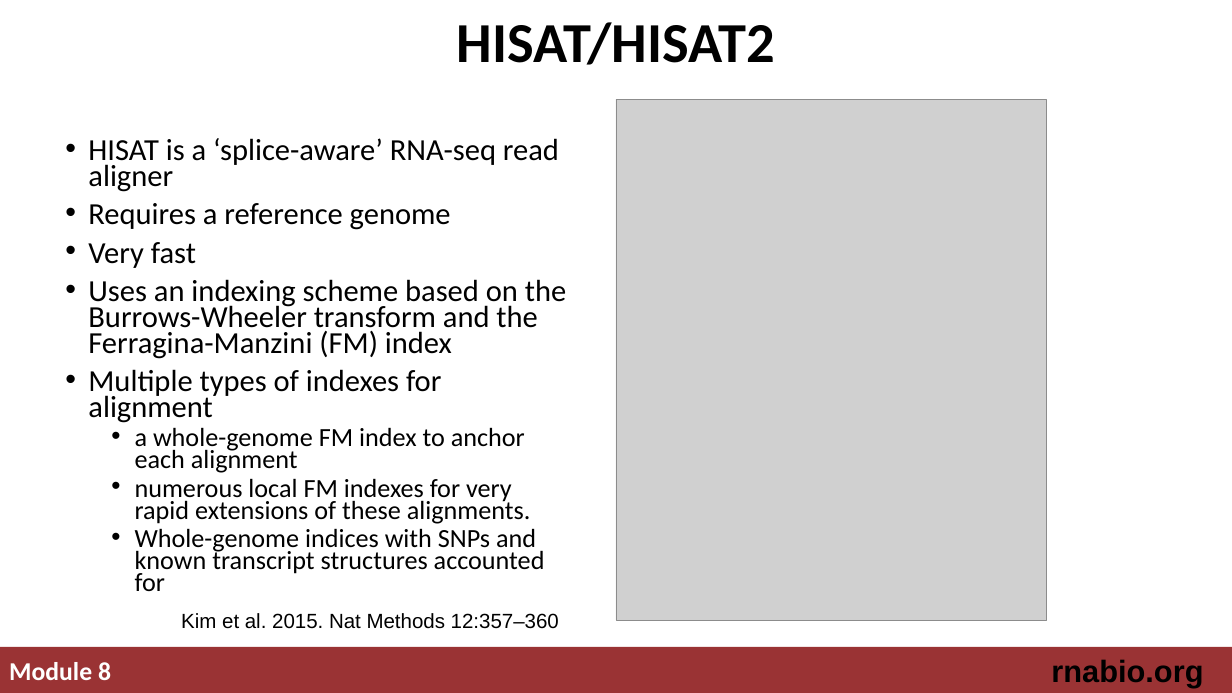
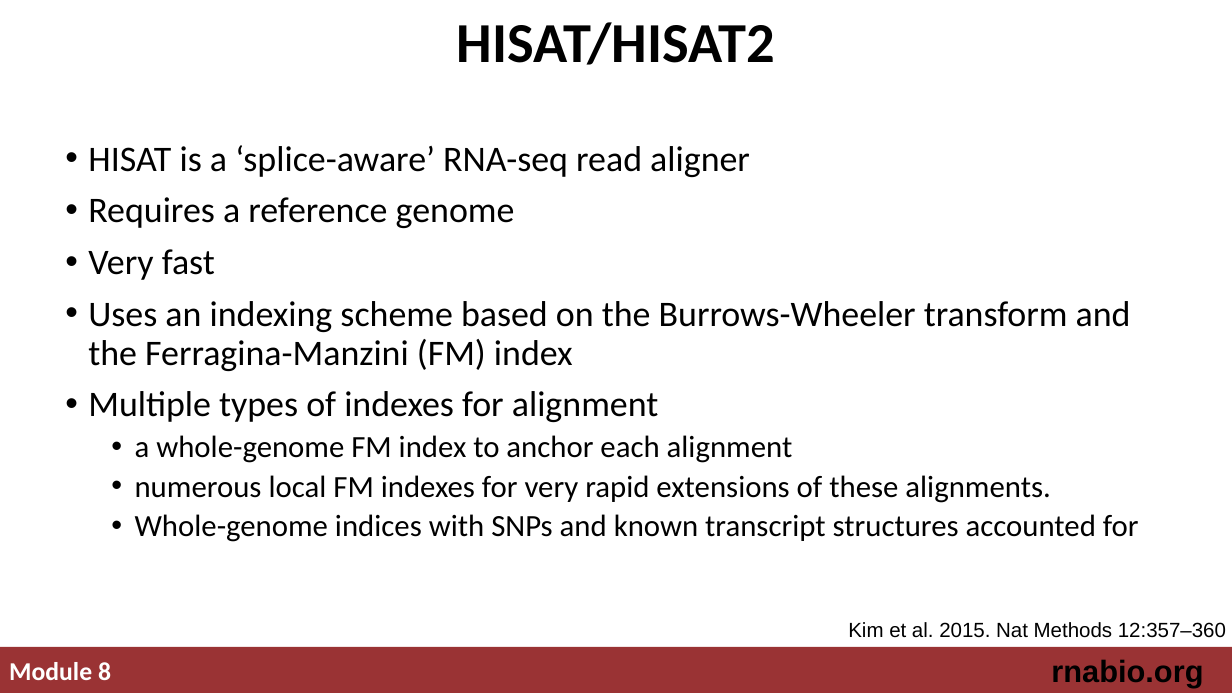
Before and after one commit to griffithlab/rnabio.org, a slide deck: slide 8 of assets/lectures/cbw-cshl/2019/mini/RNASeq_MiniLecture_08_01_Alignment.pptx (slide 11 before the commit). Drawn at 1232x693 pixels with LibreOffice and Linux fonts; fonts in the diff are those of the drawing; grey boxes stand for pictures. Boxes give left, top, right and bottom in pixels: in the first picture for what was removed or moved away, otherwise in the second. Text is boxed around its words. In the diff, an @@ line names an element or a change of style, - is before the commit and + after.

Commit message:
updating alignment slides

```diff
--- a/assets/lectures/cbw-cshl/2019/mini/RNASeq_MiniLecture_08_01_Alignment.pptx
+++ b/assets/lectures/cbw-cshl/2019/mini/RNASeq_MiniLecture_08_01_Alignment.pptx
@@ picture removed at box(616, 99, 1047, 620) @@
@@ text "HISAT is a ‘splice-aware’ RNA-seq ..." at box(88, 145, 1139, 542): size 23.8 to 28 pt in "HISAT is a ‘splice-aware’ RNA-seq read aligner", "Requires a reference genome", "Very fast", "Uses an indexing scheme based on the ..." and 1 more places; size 20.4 to 24 pt in "a whole-genome FM index to anchor each ...", "numerous local FM indexes for very rapid ...", "Whole-genome indices with SNPs and known transcript ..."; line spacing 0.7 to 0.9 @@
@@ text "Kim et al. 2015. Nat ...": place and size @@
-text "Kim et al. 2015. Nat ..." at box(181, 613, 559, 629)
+text "Kim et al. 2015. Nat ..." at box(848, 622, 1226, 638)
```
Also in this commit, not shown: 7 other slides changed, 1 slide added, 3 slides removed, 2 other files.
